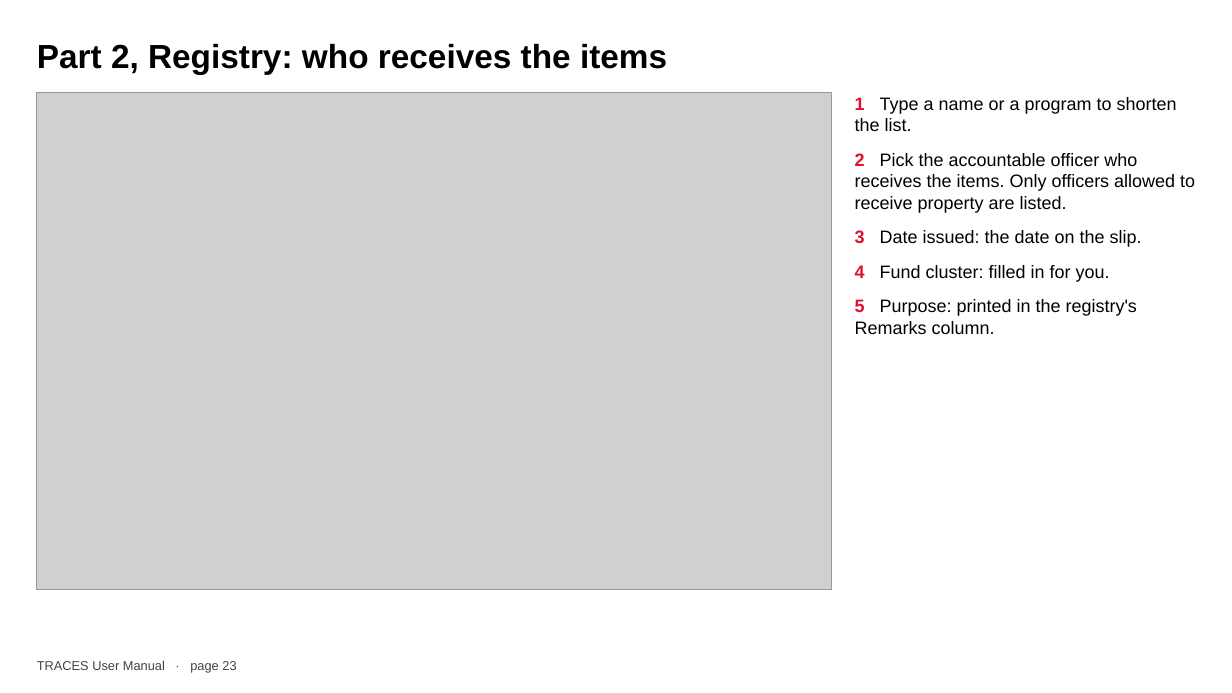
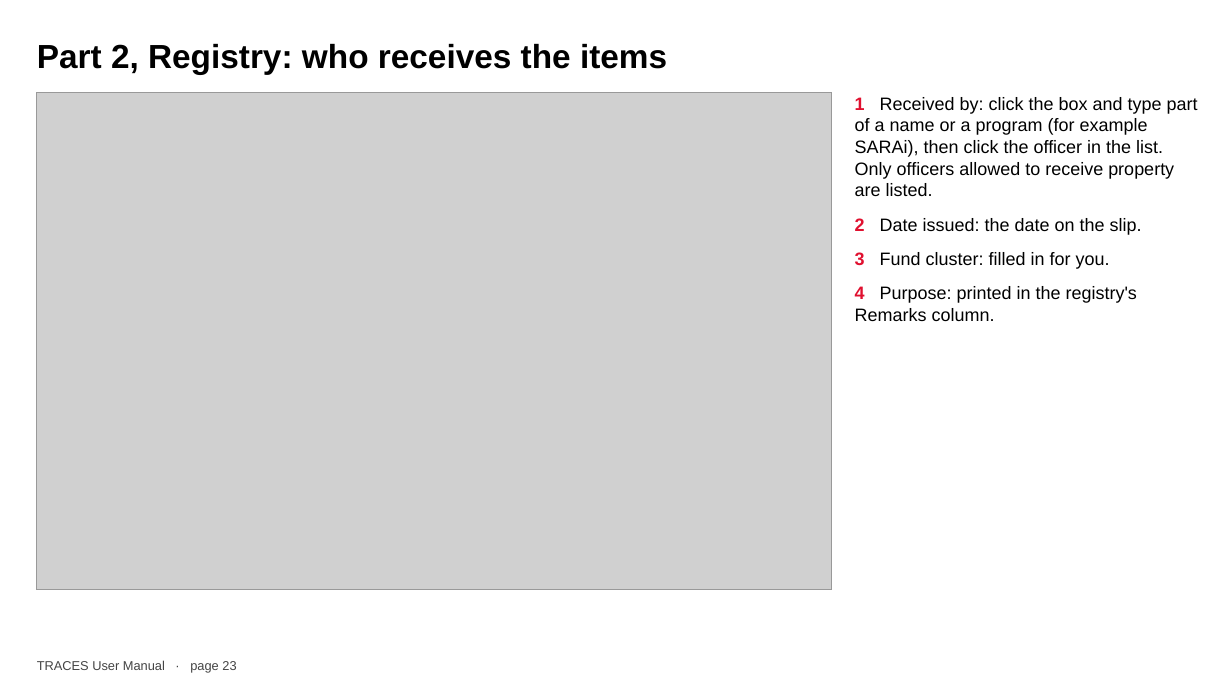
Before and after one commit to joww-seph/traces, a slide deck: slide 23 of docs/TRACES-User-Manual.pptx. Drawn at 1232x693 pixels with LibreOffice and Linux fonts; fonts in the diff are those of the drawing; grey boxes stand for pictures. Boxes give left, top, right and bottom in pixels: in the first picture for what was removed or moved away, otherwise in the second. Text is boxed around its words. In the diff, an @@ line names an element or a change of style, - is before the commit and + after.

```diff
--- a/docs/TRACES-User-Manual.pptx
+++ b/docs/TRACES-User-Manual.pptx
@@ text at <box>855,97,1198,321</box>: text changed @@
-1 Type a name or a program to shorten the list.
-2 Pick the accountable officer who receives the items. Only officers allowed to receive property are listed.
-3 Date issued: the date on the slip.
-4 Fund cluster: filled in for you.
-5 Purpose: printed in the registry's Remarks column.
+1 Received by: click the box and type part of a name or a program (for example SARAi), then click the officer in the list. Only officers allowed to receive property are listed.
+2 Date issued: the date on the slip.
+3 Fund cluster: filled in for you.
+4 Purpose: printed in the registry's Remarks column.
```
Also in this commit, not shown: 2 other slides changed.
